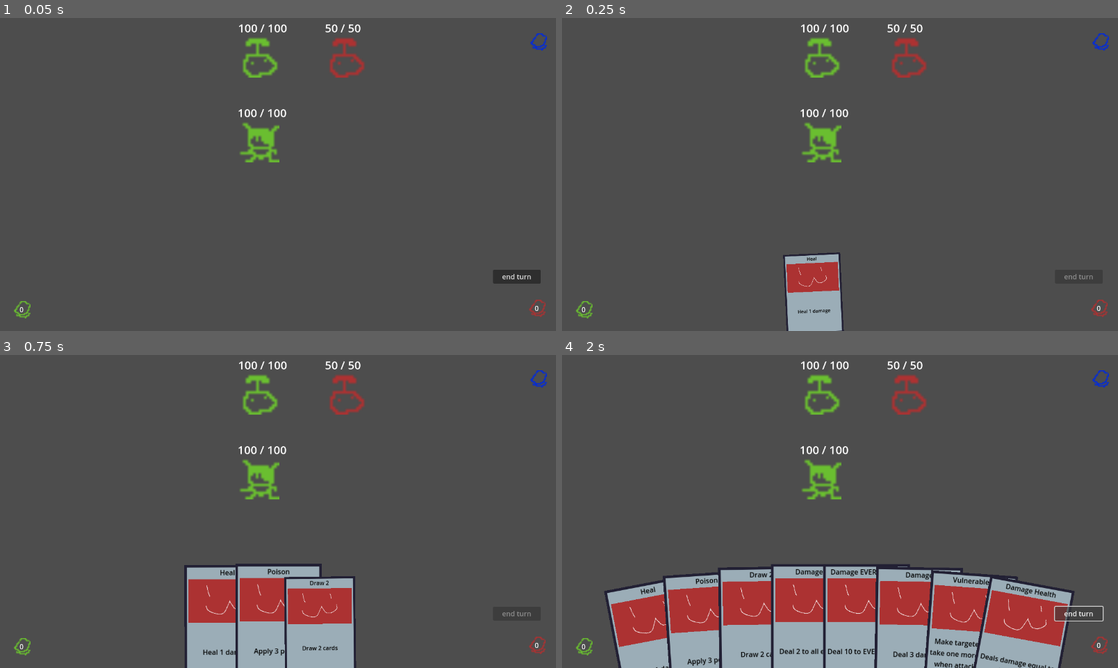
Above: before the commit, frames 1-4 (two rows, left to right).
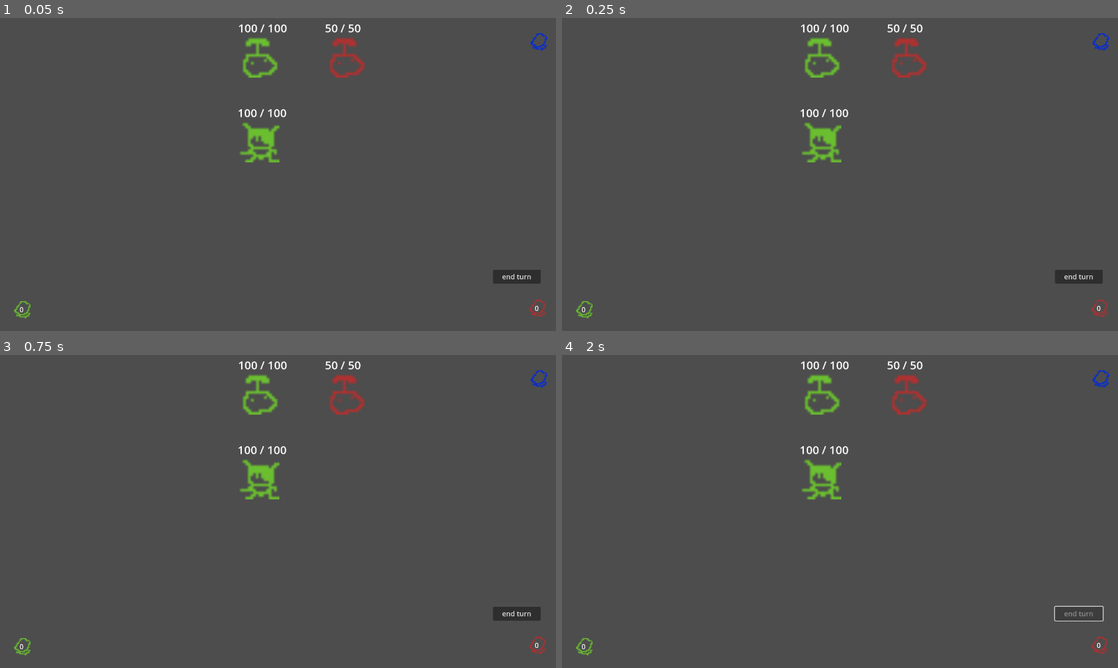
Above: after the commit, the same moments.

Repository: Saplings-Projects/1M_sub
Game: Godot game, scene res://#Scenes/TestingScene.tscn
Same seed, same stepped clock (60 frames per second), same inputs: the game is played once before the commit and once after it.
Inputs (mouse positions are in pixels of both pictures, inside the frame that each line leads up to):
- Up to frame 1 (0.05 s): no input
- Up to frame 2 (0.25 s): no input
- Up to frame 3 (0.75 s): click (255, 624) at 0.52 s
- Up to frame 4 (2 s): click (1079, 614) at 1.25 s, where only the run after the commit has a clickable "end turn"

Frame 1 is identical in both runs. In frame 2, 2.5% of the frame differs, in the area x 39-96%, y 74-100%; in frame 3, 9.9%; in frame 4, 25%, in the area x 7-96%, y 66-100%.
Error after the commit: Parse Error: Cannot find member "TargetType" in base "Enums". (res://Cards/CardBase.gd:66)

Commit message:
Deduce if a card is insta_cast from the list of its targeting functions
Also remove all references to TargetType as this is done using the ApplicationType from the targeting instead

Diff:
--- a/Cards/CardWorld.gd
+++ b/Cards/CardWorld.gd
@@ -20,8 +20,7 @@
 	card_cast_type = Enums.CardCastType.INSTA_CAST
 
 	for effectData : EffectData in card_data.card_effects_data:
-		if(effectData.target_type == Enums.TargetType.SINGLE_TARGET):
-			#TODO Target change
+		if(effectData.targeting_function.cast_type == Enums.CardCastType.TARGET):
 			card_cast_type = Enums.CardCastType.TARGET
 			break
 
--- a/Cards/Effects/EffectData.gd
+++ b/Cards/Effects/EffectData.gd
@@ -6,7 +6,7 @@
 var caster: Entity = null
 var list_targets: Array[Entity] = []
 @export var value: int = 0
-@export var target_type : Enums.TargetType = Enums.TargetType.ALL_TARGETS #TODO Target change
+# @export var target_type : Enums.TargetType = Enums.TargetType.ALL_TARGETS #TODO Target change
 # ? still needed given targeting function
 # ? or can remove since the targeting function includes the target_type
 @export var targeting_function: TargetingBase = null
--- a/Core/Enums.gd
+++ b/Core/Enums.gd
@@ -26,13 +26,6 @@
 	ALL,
 }
 
-#TODO Target change
-enum TargetType
-{
-	SINGLE_TARGET,
-	ALL_TARGETS,
-}
-
 enum CardCastType
 {
 	TARGET,
